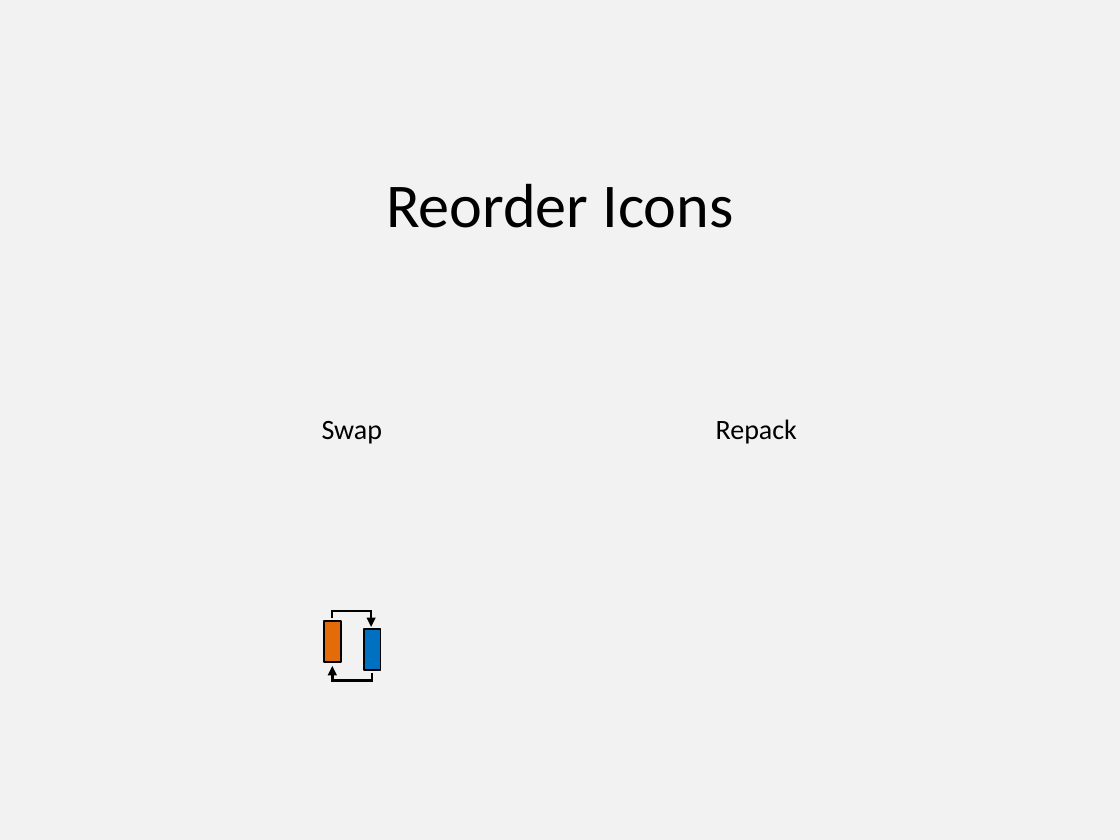
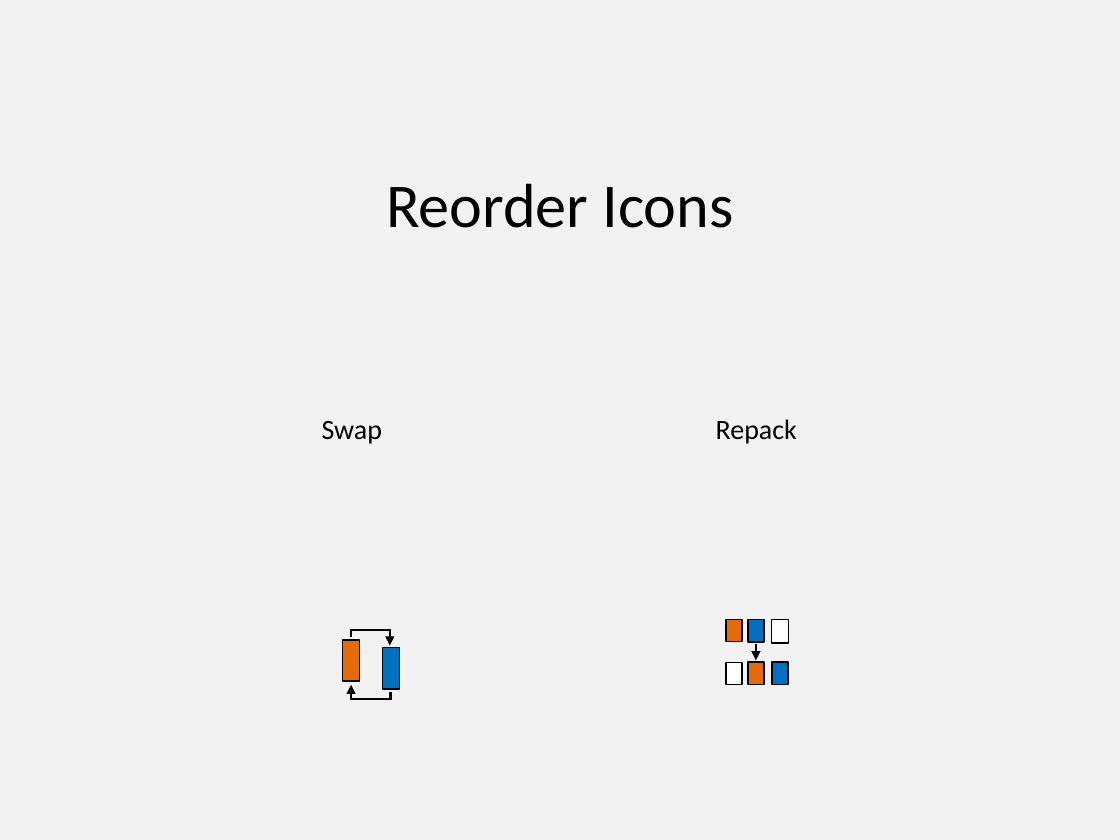
Before and after one commit to PowerPointLabs/PowerPointLabs, a slide deck: slide 5 of doc/Icons-PositionsLab.pptx. Drawn at 1120x840 pixels with LibreOffice and Linux fonts; fonts in the diff are those of the drawing. Boxes give left, top, right and bottom in pixels: in the first picture for what was removed or moved away, otherwise in the second. Text is boxed around its words. In the diff, an @@ line names an element or a change of style, - is before the commit and + after.

```diff
--- a/doc/Icons-PositionsLab.pptx
+++ b/doc/Icons-PositionsLab.pptx
@@ line moved from (330, 612) - (372, 612) to (349, 629) - (391, 629) @@
@@ arrow added from (390, 629) to (390, 645), #000000 1.5 pt @@
@@ arrow moved from (371, 610) - (371, 627) to (756, 644) - (756, 661) @@
@@ 2 rectangles, 2 lines, 1 arrow: place and size @@
-2 rectangles, 2 lines, 1 arrow at (324,610,381,680)
+2 rectangles, 2 lines, 1 arrow at (343,629,400,699)
@@ group added at (726,619,788,684): 6 rectangles @@
@@ line moved from (332, 680) - (373, 680) to (349, 699) - (392, 699) @@
```
Also in this commit, not shown: 7 other files.
